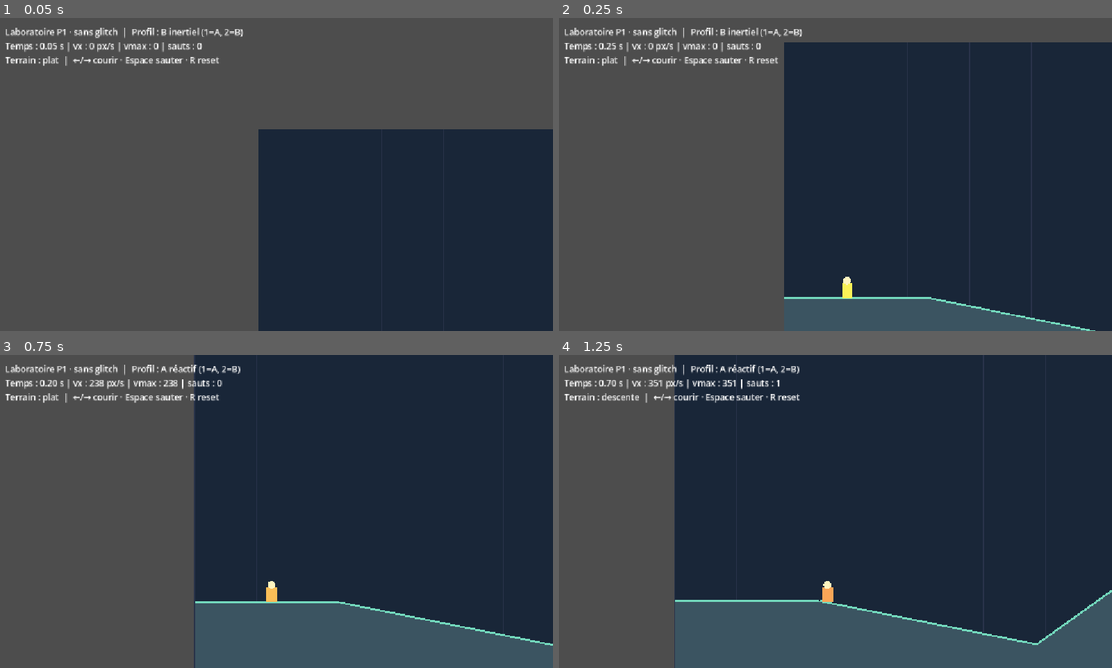
Above: before the commit, frames 1-4 (two rows, left to right).
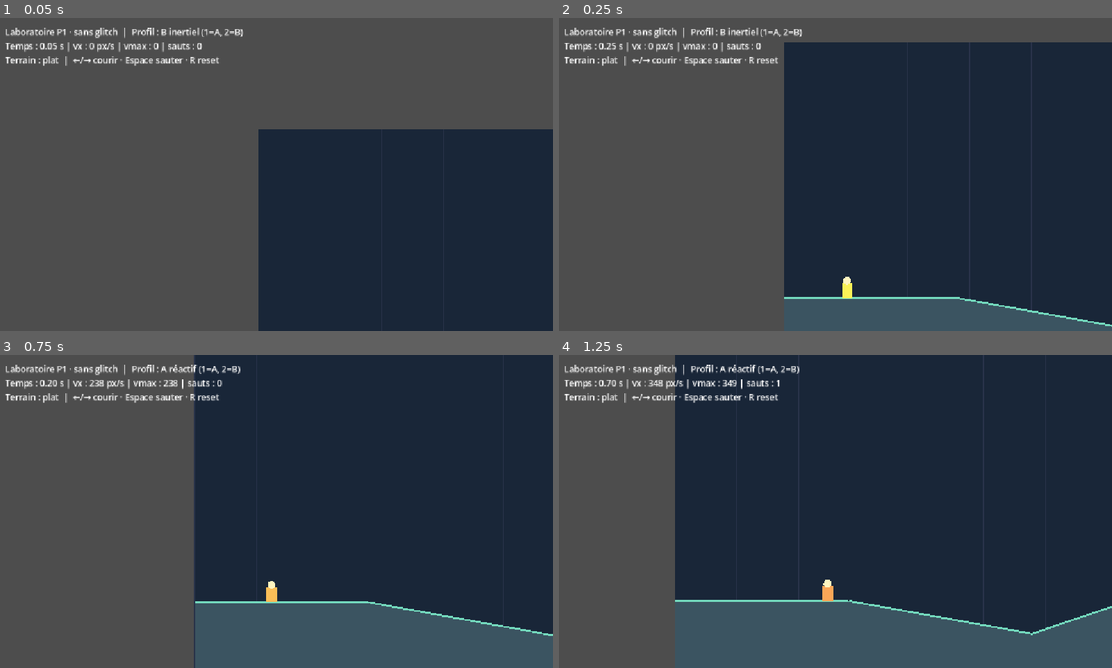
Above: after the commit, the same moments.

Repository: goldaj/glitch_runner
Game: Godot game, scene res://scenes/prototype.tscn
The game is run twice, just before and just after one commit, with the same random seed, the same clock (stepped at 60 frames per second) and the same inputs.
Inputs:
- Up to frame 1 (0.05 s): no input
- Up to frame 2 (0.25 s): no input
- Up to frame 3 (0.75 s): tap Enter (ui_accept) at 0.5 s; hold Right (ui_right) from 0.53 s (still down); hold 1 from 0.53 s (still down)
- Up to frame 4 (1.25 s): keep holding Right (ui_right); keep holding 1; tap Enter (ui_accept) at 0.77 s

Frame 1 is identical in both runs. In frame 2, 0.9% of the frame differs, in the area x 67-100%, y 89-100%; in frame 3, 1.1%; in frame 4, 2.2%, in the area x 7-100%, y 0-100%.

Commit message:
feat(level): author ten distinct terrain zones with gaps, one-way ledges and bounce elements

Diff:
--- a/scripts/course_profile.gd
+++ b/scripts/course_profile.gd
@@ -1,18 +1,171 @@
 extends RefCounted
-## P1-only terrain: piecewise-linear ground height (NOT general 2D collision).
+## Ten original traversal zones. This P1 heightfield is NOT a full 2D solid-wall solver.
+## Data layout: section length 3100 px, terrain sampled as continuous segments;
+## intentional gaps are separately excluded from the solid floor.
+const SECTION_LENGTH: float = 3100.0
+const SECTION_COUNT: int = 10
 const START_X: float = 0.0
-const END_X: float = 3100.0
+const END_X: float = 31000.0
+const FALL_LIMIT: float = 1100.0
+const STAGE_NAMES = ["Clairière","Collines vivantes","Terrasses suspendues","Grande dévalée","Ponts du vent","Hauts plateaux","Vallée des sauts","Jardins mécaniques","Longues crêtes","Dernier élan"]
 const POINTS = [
 	Vector2(0.0, 530.0),
-	Vector2(300.0, 530.0),
-	Vector2(750.0, 620.0),
-	Vector2(1100.0, 370.0),
-	Vector2(1520.0, 370.0),
-	Vector2(2050.0, 545.0),
-	Vector2(2420.0, 545.0),
-	Vector2(2650.0, 420.0),
-	Vector2(3100.0, 420.0)
-]
+	Vector2(360.0, 530.0),
+	Vector2(740.0, 598.0),
+	Vector2(1120.0, 470.0),
+	Vector2(1570.0, 470.0),
+	Vector2(1950.0, 575.0),
+	Vector2(2380.0, 540.0),
+	Vector2(2680.0, 510.0),
+	Vector2(3100.0, 510.0),
+	Vector2(3470.0, 570.0),
+	Vector2(3880.0, 605.0),
+	Vector2(4260.0, 480.0),
+	Vector2(4640.0, 480.0),
+	Vector2(5000.0, 590.0),
+	Vector2(5410.0, 590.0),
+	Vector2(5740.0, 445.0),
+	Vector2(6200.0, 510.0),
+	Vector2(6580.0, 570.0),
+	Vector2(6890.0, 590.0),
+	Vector2(7250.0, 420.0),
+	Vector2(7720.0, 420.0),
+	Vector2(8110.0, 560.0),
+	Vector2(8500.0, 560.0),
+	Vector2(8850.0, 525.0),
+	Vector2(9300.0, 505.0),
+	Vector2(9720.0, 530.0),
+	Vector2(10260.0, 650.0),
+	Vector2(10730.0, 650.0),
+	Vector2(11110.0, 460.0),
+	Vector2(11600.0, 460.0),
+	Vector2(12080.0, 535.0),
+	Vector2(12400.0, 520.0),
+	Vector2(12820.0, 635.0),
+	Vector2(13210.0, 635.0),
+	Vector2(13680.0, 485.0),
+	Vector2(14120.0, 485.0),
+	Vector2(14590.0, 560.0),
+	Vector2(15000.0, 560.0),
+	Vector2(15500.0, 530.0),
+	Vector2(16020.0, 530.0),
+	Vector2(16430.0, 355.0),
+	Vector2(16970.0, 355.0),
+	Vector2(17410.0, 610.0),
+	Vector2(17830.0, 580.0),
+	Vector2(18230.0, 470.0),
+	Vector2(18600.0, 510.0),
+	Vector2(19000.0, 540.0),
+	Vector2(19540.0, 660.0),
+	Vector2(19950.0, 660.0),
+	Vector2(20440.0, 460.0),
+	Vector2(20900.0, 460.0),
+	Vector2(21300.0, 550.0),
+	Vector2(21700.0, 520.0),
+	Vector2(22070.0, 590.0),
+	Vector2(22460.0, 590.0),
+	Vector2(22830.0, 435.0),
+	Vector2(23210.0, 435.0),
+	Vector2(23670.0, 610.0),
+	Vector2(24120.0, 610.0),
+	Vector2(24440.0, 490.0),
+	Vector2(24800.0, 515.0),
+	Vector2(25190.0, 550.0),
+	Vector2(25760.0, 660.0),
+	Vector2(26190.0, 660.0),
+	Vector2(26590.0, 430.0),
+	Vector2(27090.0, 430.0),
+	Vector2(27510.0, 565.0),
+	Vector2(27900.0, 525.0),
+	Vector2(28340.0, 570.0),
+	Vector2(28810.0, 630.0),
+	Vector2(29270.0, 460.0),
+	Vector2(29760.0, 460.0),
+	Vector2(30250.0, 535.0),
+	Vector2(30620.0, 535.0),
+	Vector2(31000.0, 515.0),
+]
+## Open-bottom gaps: start/end X. The player must jump or use the upper path.
+const GAPS = [
+	Vector2(8150.0, 8300.0),
+	Vector2(11600.0, 11765.0),
+	Vector2(14700.0, 14875.0),
+	Vector2(21050.0, 21230.0),
+	Vector2(23250.0, 23425.0),
+	Vector2(27140.0, 27330.0),
+	Vector2(29400.0, 29565.0),
+]
+## One-way ledges: x, width, lift above sampled ground at their center.
+## They can be landed on from above, but do not block the player from below/side.
+const PLATFORM_SPECS = [
+	Vector3(1050.0, 150.0, 72.0),
+	Vector3(1710.0, 195.0, 82.0),
+	Vector3(2320.0, 150.0, 95.0),
+	Vector3(4150.0, 150.0, 80.0),
+	Vector3(4810.0, 195.0, 82.0),
+	Vector3(5420.0, 150.0, 95.0),
+	Vector3(7250.0, 150.0, 88.0),
+	Vector3(7910.0, 195.0, 82.0),
+	Vector3(8520.0, 150.0, 95.0),
+	Vector3(10350.0, 150.0, 72.0),
+	Vector3(11010.0, 195.0, 82.0),
+	Vector3(11620.0, 150.0, 95.0),
+	Vector3(13450.0, 150.0, 80.0),
+	Vector3(14110.0, 195.0, 82.0),
+	Vector3(14720.0, 150.0, 95.0),
+	Vector3(16550.0, 150.0, 88.0),
+	Vector3(17210.0, 195.0, 82.0),
+	Vector3(17820.0, 150.0, 95.0),
+	Vector3(19650.0, 150.0, 72.0),
+	Vector3(20310.0, 195.0, 82.0),
+	Vector3(20920.0, 150.0, 95.0),
+	Vector3(22750.0, 150.0, 80.0),
+	Vector3(23410.0, 195.0, 82.0),
+	Vector3(24020.0, 150.0, 95.0),
+	Vector3(25850.0, 150.0, 88.0),
+	Vector3(26510.0, 195.0, 82.0),
+	Vector3(27120.0, 150.0, 95.0),
+	Vector3(28950.0, 150.0, 72.0),
+	Vector3(29610.0, 195.0, 82.0),
+	Vector3(30220.0, 150.0, 95.0),
+]
+## Trails: start x, spacing, number, height above local ground.
+const PICKUP_GROUPS = [
+	Vector4(420.0, 68.0, 6.0, 40.0),
+	Vector4(1380.0, 64.0, 7.0, 115.0),
+	Vector4(2300.0, 63.0, 6.0, 42.0),
+	Vector4(3520.0, 68.0, 6.0, 40.0),
+	Vector4(4480.0, 64.0, 7.0, 115.0),
+	Vector4(5400.0, 63.0, 6.0, 42.0),
+	Vector4(6620.0, 68.0, 6.0, 40.0),
+	Vector4(7580.0, 64.0, 7.0, 115.0),
+	Vector4(8500.0, 63.0, 6.0, 42.0),
+	Vector4(9720.0, 68.0, 6.0, 40.0),
+	Vector4(10680.0, 64.0, 7.0, 115.0),
+	Vector4(11600.0, 63.0, 6.0, 42.0),
+	Vector4(12820.0, 68.0, 6.0, 40.0),
+	Vector4(13780.0, 64.0, 7.0, 115.0),
+	Vector4(14700.0, 63.0, 6.0, 42.0),
+	Vector4(15920.0, 68.0, 6.0, 40.0),
+	Vector4(16880.0, 64.0, 7.0, 115.0),
+	Vector4(17800.0, 63.0, 6.0, 42.0),
+	Vector4(19020.0, 68.0, 6.0, 40.0),
+	Vector4(19980.0, 64.0, 7.0, 115.0),
+	Vector4(20900.0, 63.0, 6.0, 42.0),
+	Vector4(22120.0, 68.0, 6.0, 40.0),
+	Vector4(23080.0, 64.0, 7.0, 115.0),
+	Vector4(24000.0, 63.0, 6.0, 42.0),
+	Vector4(25220.0, 68.0, 6.0, 40.0),
+	Vector4(26180.0, 64.0, 7.0, 115.0),
+	Vector4(27100.0, 63.0, 6.0, 42.0),
+	Vector4(28320.0, 68.0, 6.0, 40.0),
+	Vector4(29280.0, 64.0, 7.0, 115.0),
+	Vector4(30200.0, 63.0, 6.0, 42.0),
+]
+const SPRINGS = [4800.0, 13950.0, 20200.0, 28630.0]
+
+static func section_index(x: float) -> int:
+	return clampi(int(floor(x / SECTION_LENGTH)), 0, SECTION_COUNT - 1)
 
 static func height_at(x: float) -> float:
 	var clamped_x: float = clampf(x, START_X, END_X)
@@ -31,3 +184,29 @@
 		if clamped_x < b.x:
 			return (b.y - a.y) / (b.x - a.x)
 	return 0.0
+
+static func has_ground_at(x: float) -> bool:
+	for hole in GAPS:
+		if x >= hole.x and x < hole.y:
+			return false
+	return x >= START_X and x <= END_X
+
+static func platform_rect(index: int) -> Rect2:
+	var spec: Vector3 = PLATFORM_SPECS[index]
+	return Rect2(spec.x, height_at(spec.x + spec.y * 0.5) - spec.z, spec.y, 14.0)
+
+static func collectible_positions() -> Array[Vector2]:
+	var positions: Array[Vector2] = []
+	for group in PICKUP_GROUPS:
+		var trail: Vector4 = group
+		for i in range(int(trail.z)):
+			var x: float = trail.x + float(i) * trail.y
+			var arch: float = sin(float(i) / maxf(1.0, trail.z - 1.0) * PI) * 32.0
+			positions.append(Vector2(x, height_at(x) - trail.w - arch))
+	return positions
+
+static func next_gap_ahead(x: float) -> Vector2:
+	for gap in GAPS:
+		if gap.y > x:
+			return gap
+	return Vector2(-1.0, -1.0)
--- a/scripts/movement_model.gd
+++ b/scripts/movement_model.gd
@@ -20,6 +20,22 @@
 var air_velocity: Vector2 = Vector2.ZERO
 var grounded: bool = true
 var responsive_profile: bool = false
+var platform_index: int = -1
+var dead: bool = false
+var spring_armed: bool = true
+
+func respawn_at(x: float) -> void:
+	var safe_x: float = clampf(x, 30.0, Course.END_X - 30.0)
+	if not Course.has_ground_at(safe_x):
+		safe_x = maxf(30.0, Course.next_gap_ahead(safe_x).y + 30.0)
+	feet = Vector2(safe_x, Course.height_at(safe_x))
+	ground_speed = 0.0
+	air_velocity = Vector2.ZERO
+	grounded = true
+	platform_index = -1
+	dead = false
+	spring_armed = true
+
 
 func set_responsive_profile(is_responsive: bool) -> void:
 	responsive_profile = is_responsive
@@ -29,17 +45,14 @@
 	reset()
 
 func reset() -> void:
-	feet = Vector2(130.0, Course.height_at(130.0))
-	ground_speed = 0.0
-	air_velocity = Vector2.ZERO
-	grounded = true
+	respawn_at(130.0)
 
 func step(axis: float, jump_pressed: bool, jump_held: bool, dt: float) -> void:
-	if dt <= 0.0:
+	if dt <= 0.0 or dead:
 		return
 	axis = clampf(axis, -1.0, 1.0)
 	if grounded:
-		var slope: float = Course.slope_at(feet.x)
+		var slope: float = 0.0 if platform_index >= 0 else Course.slope_at(feet.x)
 		if absf(axis) > 0.05:
 			var force: float = GROUND_ACCEL * (2.0 if responsive_profile else 1.0)
 			if ground_speed * axis < 0.0:
@@ -65,11 +78,34 @@
 		ground_speed = clampf(ground_speed, -GROUND_SAFETY_CAP, GROUND_SAFETY_CAP)
 		if jump_pressed:
 			grounded = false
+			platform_index = -1
 			air_velocity = Vector2(ground_speed, -JUMP_SPEED + minf(0.0, ground_speed * slope * 0.16))
 			feet.y -= 0.25
+		elif platform_index < 0:
+			for spring_x in Course.SPRINGS:
+				if absf(feet.x - spring_x) <= 12.0 and spring_armed:
+					grounded = false
+					air_velocity = Vector2(ground_speed, -JUMP_SPEED * 1.35)
+					feet.y -= 0.25
+					spring_armed = false
+					break
+				elif absf(feet.x - spring_x) > 28.0:
+					spring_armed = true
 	if grounded:
 		feet.x = clampf(feet.x + ground_speed * dt, Course.START_X, Course.END_X)
-		feet.y = Course.height_at(feet.x)
+		if platform_index >= 0:
+			var ledge: Rect2 = Course.platform_rect(platform_index)
+			if feet.x >= ledge.position.x and feet.x <= ledge.end.x:
+				feet.y = ledge.position.y
+			else:
+				grounded = false
+				platform_index = -1
+				air_velocity = Vector2(ground_speed, 0.0)
+		elif Course.has_ground_at(feet.x):
+			feet.y = Course.height_at(feet.x)
+		else:
+			grounded = false
+			air_velocity = Vector2(ground_speed, 0.0)
 	else:
 		# Air steering fades near the normal air speed, but does NOT erase
 		# momentum that a slope (or later a legitimate glitch) gave us.
@@ -81,14 +117,32 @@
 		if not jump_held and air_velocity.y < -155.0:
 			air_velocity.y = -155.0
 		air_velocity.y += GRAVITY * dt
+		var previous_feet: Vector2 = feet
 		feet += air_velocity * dt
 		feet.x = clampf(feet.x, Course.START_X, Course.END_X)
-		var ground_y: float = Course.height_at(feet.x)
-		if air_velocity.y >= 0.0 and feet.y >= ground_y:
-			feet.y = ground_y
-			grounded = true
-			ground_speed = air_velocity.x * 0.96
-			air_velocity = Vector2.ZERO
+		if air_velocity.y >= 0.0:
+			# From above, choose the first solid surface crossed along the step.
+			var collision_y: float = INF
+			var landed_platform: int = -1
+			if Course.has_ground_at(feet.x):
+				var ground_y: float = Course.height_at(feet.x)
+				if previous_feet.y <= ground_y and feet.y >= ground_y:
+					collision_y = ground_y
+			for i in range(Course.PLATFORM_SPECS.size()):
+				var ledge: Rect2 = Course.platform_rect(i)
+				if feet.x >= ledge.position.x + 8.0 and feet.x <= ledge.end.x - 8.0:
+					if previous_feet.y <= ledge.position.y and feet.y >= ledge.position.y:
+						if ledge.position.y < collision_y:
+							collision_y = ledge.position.y
+							landed_platform = i
+			if collision_y < INF:
+				feet.y = collision_y
+				grounded = true
+				platform_index = landed_platform
+				ground_speed = air_velocity.x * 0.96
+				air_velocity = Vector2.ZERO
+		if feet.y > Course.FALL_LIMIT:
+			dead = true
 
 func speed() -> float:
 	if grounded:
